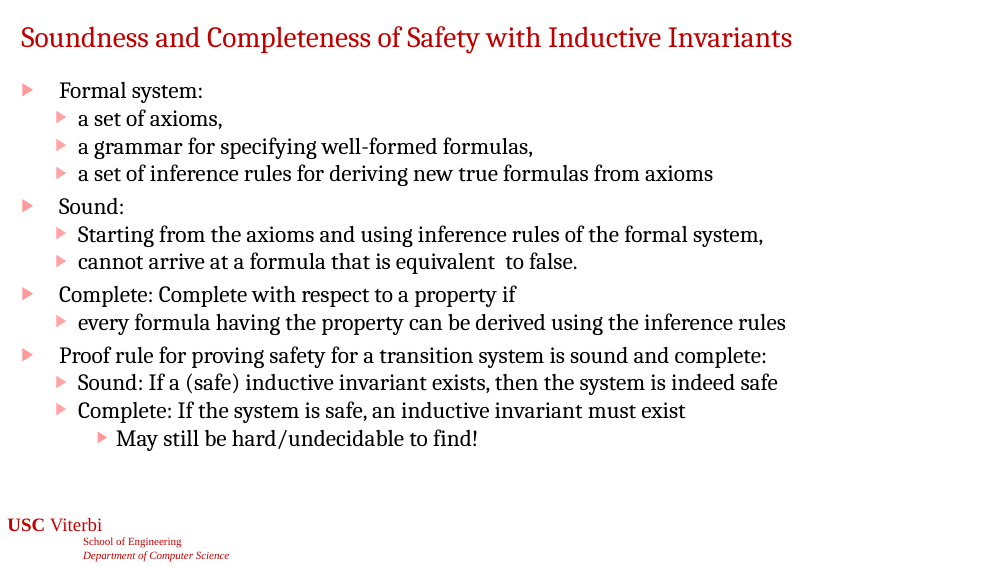
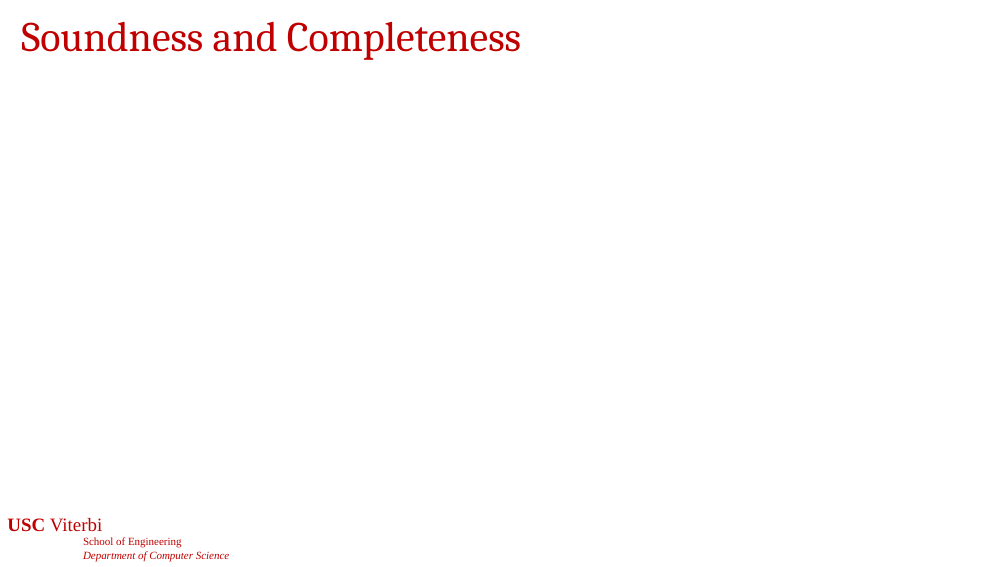
Before and after one commit to jdeshmukh/jdeshmukh.github.io, a slide deck: slide 22 of teaching/cs513-autocps-fall-2026/slides/8-Verification.pptx (slide 23 before the commit). Drawn at 1008x567 pixels with LibreOffice and Linux fonts; fonts in the diff are those of the drawing; grey boxes stand for pictures; background and template pictures are left out. Boxes give left, top, right and bottom in pixels: in the first picture for what was removed or moved away, otherwise in the second. Text is boxed around its words. In the diff, an @@ line names an element or a change of style, - is before the commit and + after.

```diff
--- a/teaching/cs513-autocps-fall-2026/slides/8-Verification.pptx
+++ b/teaching/cs513-autocps-fall-2026/slides/8-Verification.pptx
@@ title at (x1=21, y1=21, x2=521, y2=60): text changed; size 28 to 40 pt @@
-Soundness and Completeness of Safety with Inductive Invariants
+Soundness and Completeness
@@ text removed at (x1=59, y1=82, x2=786, y2=451) @@
-▶ Formal system:
-  ▶ a set of axioms,
-  ▶ a grammar for specifying well-formed formulas,
-  ▶ a set of inference rules for deriving new true formulas from axioms
-▶ Sound:
-  ▶ Starting from the axioms and using inference rules of the formal system,
-  ▶ cannot arrive at a formula that is equivalent to false.
-▶ Complete: Complete with respect to a property if
-  ▶ every formula having the property can be derived using the inference rules
-▶ Proof rule for proving safety for a transition system is sound and complete:
-  ▶ Sound: If a (safe) inductive invariant exists, then the system is indeed safe
-  ▶ Complete: If the system is safe, an inductive invariant must exist
-    ▶ May still be hard/undecidable to find!
```
Also in this commit, not shown: 18 other slides changed, 4 slides added, 5 slides removed, 2 other files.
